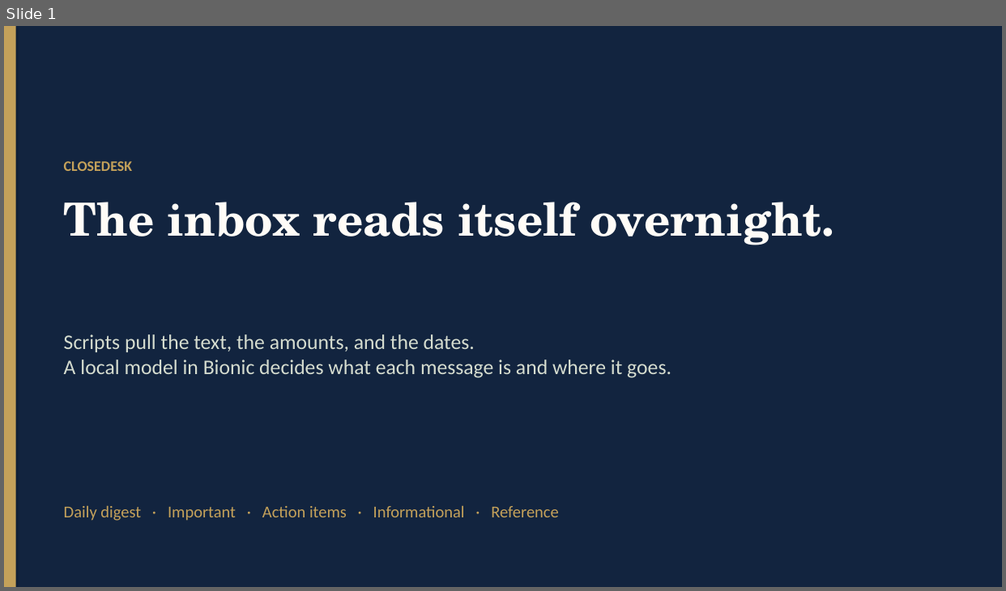
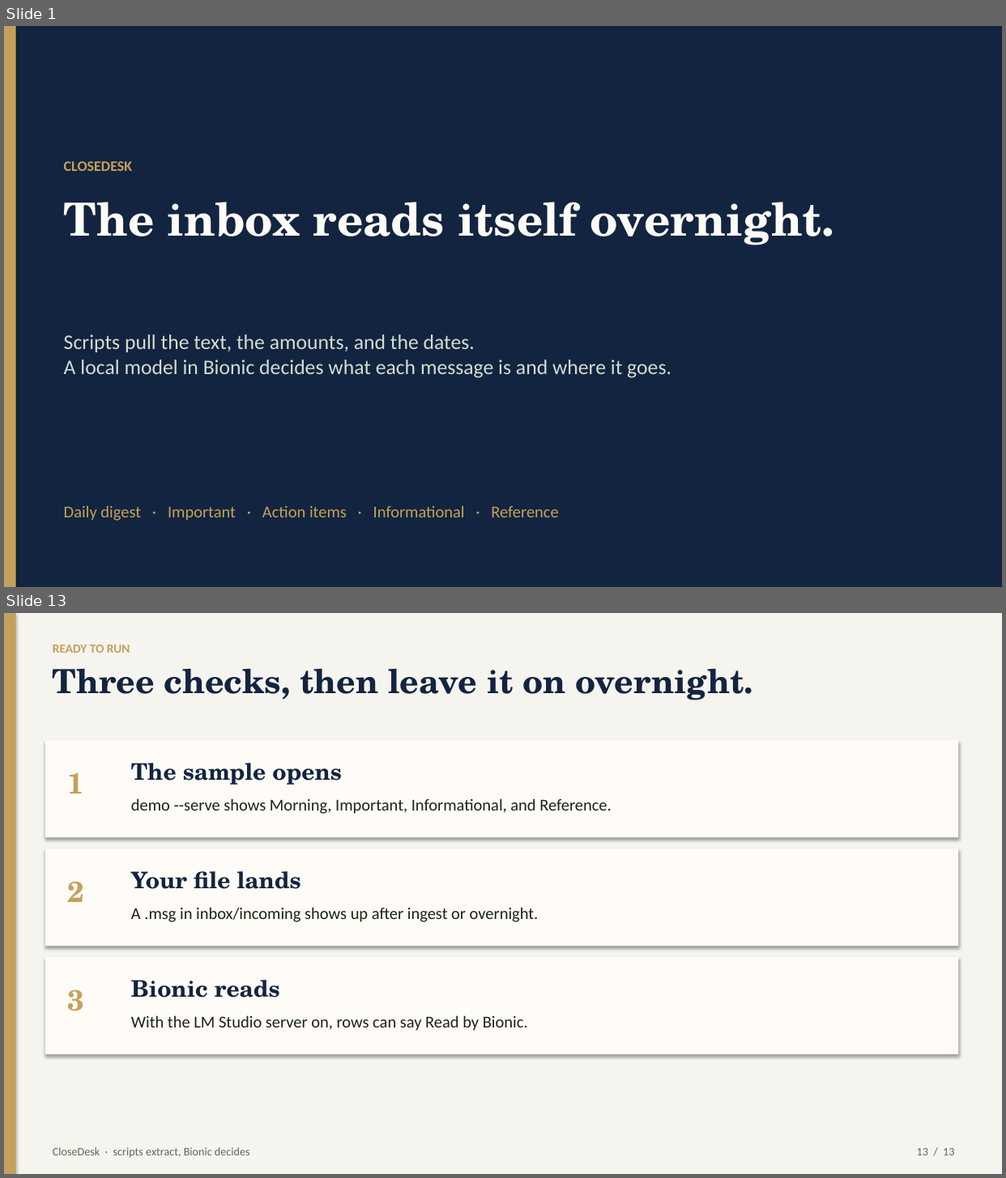
Before and after one commit to MNabikhel/outlook-email, a slide deck: docs/CloseDesk-how-it-works.pptx. Shown one above the other, each under a label of ours: slide 1 before the commit, slides 1 and 13 after it; the slides between them are not shown. The pictures are 1006x591 and 1006x1178 pixels, drawn with LibreOffice and Linux fonts; fonts in the diff are those of the drawing. Boxes give left, top, right and bottom in pixels: in the first picture for what was removed or moved away, otherwise in the second. Text is boxed around its words. In the diff, an @@ line names an element or a change of style, - is before the commit and + after.

```diff
--- a/docs/CloseDesk-how-it-works.pptx
+++ b/docs/CloseDesk-how-it-works.pptx
@@ slide 13 added at bbox=[4, 613, 1002, 1174], background #FFFFFF @@
@@ rectangle added at bbox=[4, 613, 1002, 1174], fill #F6F4EF @@
@@ rectangle added at bbox=[4, 613, 16, 1174], fill #C4A15A @@
@@ text added at bbox=[53, 645, 130, 653], 12 pt, text #C4A15A, bold @@
+READY TO RUN
@@ text added at bbox=[53, 668, 754, 700], 32 pt, text #12243F, bold @@
+Three checks, then leave it on overnight.
@@ rectangle added at bbox=[45, 740, 958, 837], fill #FFFCF7 @@
@@ text added at bbox=[67, 773, 84, 794], 28 pt, text #C4A15A, bold @@
+1
@@ text added at bbox=[131, 763, 342, 785], 22 pt, text #12243F, bold @@
+The sample opens
@@ text added at bbox=[131, 798, 611, 814], 16 pt, text #1B2416 @@
+demo --serve shows Morning, Important, Informational, and Reference.
@@ rectangle added at bbox=[45, 849, 958, 946], fill #FFFCF7 @@
@@ text added at bbox=[131, 871, 301, 889], 22 pt, text #12243F, bold @@
+Your file lands
@@ text added at bbox=[67, 881, 84, 902], 28 pt, text #C4A15A, bold @@
+2
@@ text added at bbox=[131, 907, 539, 922], 16 pt, text #1B2416 @@
+A .msg in inbox/incoming shows up after ingest or overnight.
@@ rectangle added at bbox=[45, 957, 958, 1054], fill #FFFCF7 @@
@@ text added at bbox=[67, 990, 84, 1012], 28 pt, text #C4A15A, bold @@
+3
@@ text added at bbox=[131, 980, 280, 998], 22 pt, text #12243F, bold @@
+Bionic reads
@@ text added at bbox=[131, 1016, 528, 1031], 16 pt, text #1B2416 @@
+With the LM Studio server on, rows can say Read by Bionic.
@@ text added at bbox=[53, 1148, 250, 1157], 11 pt, text #5E6A59 @@
+CloseDesk · scripts extract, Bionic decides
@@ text added at bbox=[917, 1148, 954, 1156], 11 pt, text #5E6A59 @@
+13 / 13
```
Also in this commit, not shown: 11 slides changed, 4 other files.
